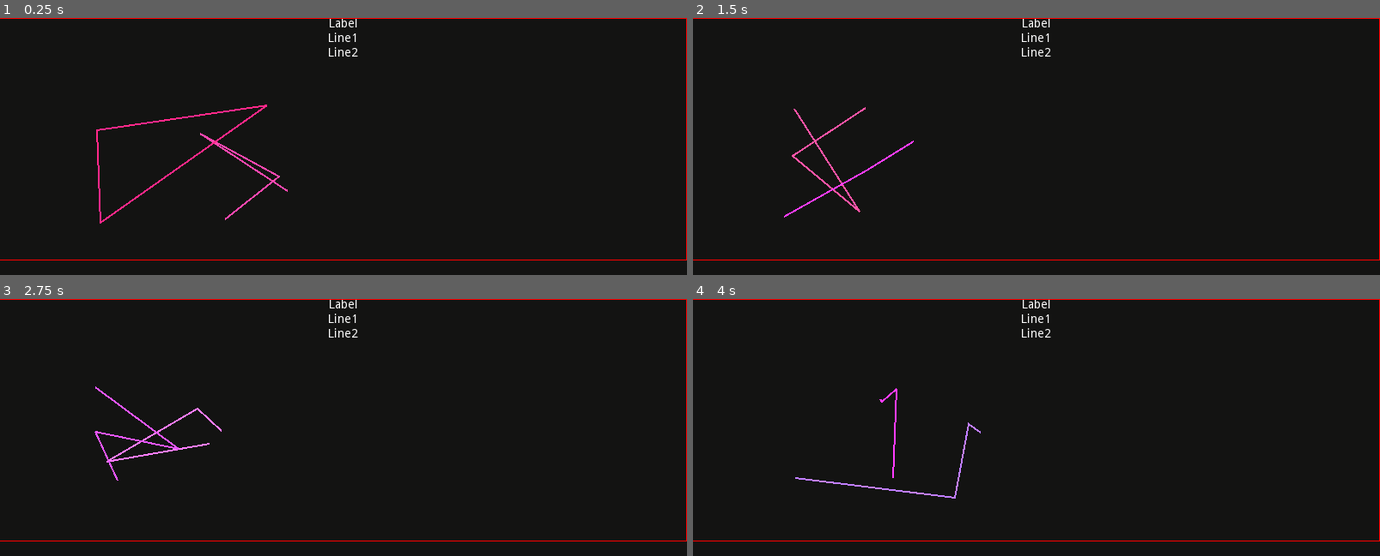
Above: before the commit, frames 1-4 (two rows, left to right).
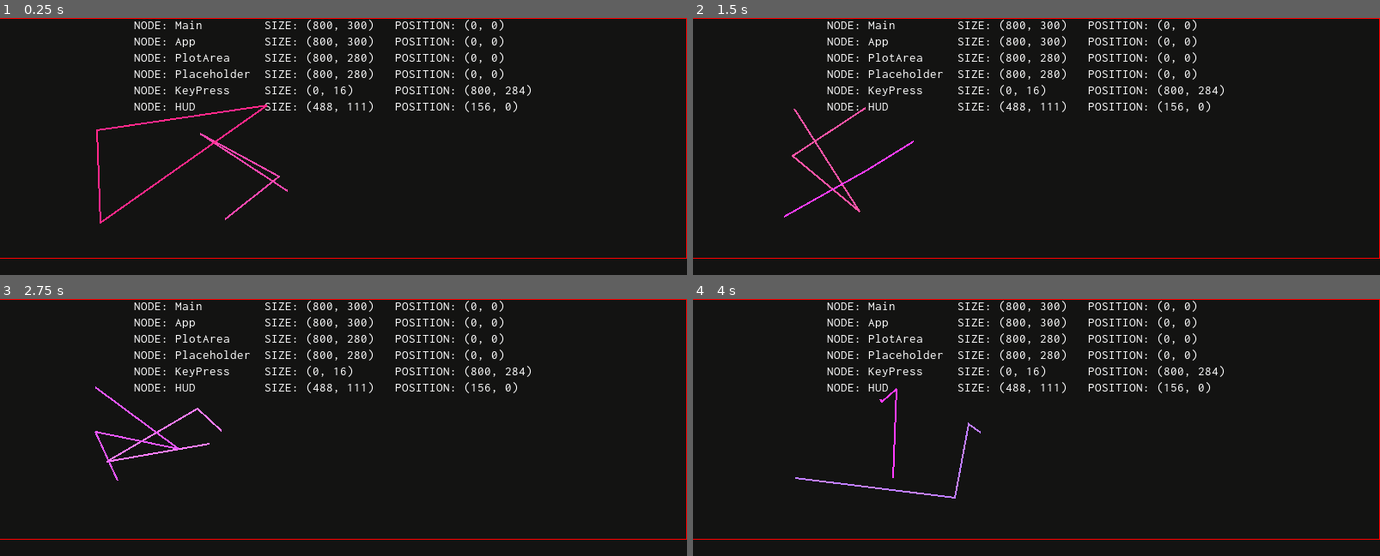
Above: after the commit, the same moments.

Repository: sustainablelab/draw-line
Game: Godot game, scene res://src/Main.tscn
Two runs of this game, one before a commit and one after it. Both use one fixed random seed, a clock stepped at 60 frames per second and the inputs below.
Inputs:
- Up to frame 1 (0.25 s): no input
- Up to frame 2 (1.5 s): tap Enter at 0.5 s
- Up to frame 3 (2.75 s): no input
- Up to frame 4 (4 s): no input

The runs differ from the first frame. In frame 1, 3.7% of the frame differs, in the area x 0-100%, y 0-95%; in frame 2, 3.8%; in frame 3, 3.8%; in frame 4, 3.8%.

Commit message:
Show size and position of nodes in HUD text overlay

Diff:
--- a/assets/debug_theme.tres
+++ b/assets/debug_theme.tres
@@ -1,4 +1,10 @@
-[gd_resource type="Theme" format=2]
+[gd_resource type="Theme" load_steps=3 format=2]
+
+[ext_resource path="res://assets/Inconsolata-Regular.ttf" type="DynamicFontData" id=1]
+
+[sub_resource type="DynamicFont" id=1]
+size = 15
+font_data = ExtResource( 1 )
 
 [resource]
 Label/colors/font_color = Color( 1, 1, 1, 1 )
@@ -8,7 +14,7 @@
 Label/constants/shadow_as_outline = 0
 Label/constants/shadow_offset_x = 1
 Label/constants/shadow_offset_y = 1
-Label/fonts/font = null
+Label/fonts/font = SubResource( 1 )
 Label/styles/normal = null
 MarginContainer/constants/margin_bottom = 0
 MarginContainer/constants/margin_left = 0
--- a/src/HUD.gd
+++ b/src/HUD.gd
@@ -1,13 +1,15 @@
 extends Label
 
 
-# Called when the node enters the scene tree for the first time.
-func _ready():
-	align = Label.ALIGN_CENTER
-	valign = Label.VALIGN_TOP
-	size_flags_vertical = Label.SIZE_EXPAND
+var Main:        String = "---"
+var App:         String = "---"
+var PlotArea:    String = "---"
+var Placeholder: String = "---"
+var KeyPress:    String = "---"
+var Hud:         String = "---"
 
 
-# Called every frame. 'delta' is the elapsed time since the previous frame.
-#func _process(delta):
-#	pass
+func _ready():
+	valign = Label.VALIGN_TOP
+	size_flags_horizontal = Label.SIZE_SHRINK_CENTER
+	size_flags_vertical = Label.SIZE_EXPAND
--- a/src/Main.gd
+++ b/src/Main.gd
@@ -46,14 +46,6 @@
 	# ---< DEBUG >---
 	# Print the final Scene Tree
 	print_tree()
-	# Report new sizes and positions AFTER containers do their work
-	var _ret # throwaway value returned by connect()
-	_ret = connect("resized", self, "_on_resized")
-	_ret = App.connect("resized",         self, "_on_App_resized")
-	_ret = PlotArea.connect("resized",    self, "_on_PlotArea_resized")
-	_ret = Placeholder.connect("resized", self, "_on_Placeholder_resized")
-	_ret = KeyPress.connect("resized",    self, "_on_KeyPress_resized")
-	_ret = Hud.connect("resized",         self, "_on_Hud_resized")
 
 func _input(event) -> void:
 	if event is InputEventKey:
@@ -77,6 +69,23 @@
 
 ## Testing I can draw lines
 func _process(_delta) -> void:
+
+	## Write text to HUD text overlay
+	## Initialize values in Hud text overlay
+	Hud.Main = myu.report_size_and_position(self)
+	Hud.App = myu.report_size_and_position(App)
+	Hud.PlotArea = myu.report_size_and_position(PlotArea)
+	Hud.Placeholder = myu.report_size_and_position(Placeholder)
+	Hud.KeyPress = myu.report_size_and_position(KeyPress)
+	Hud.Hud = myu.report_size_and_position(Hud)
+	Hud.text = "{Main}\n{App}\n{PlotArea}\n{Placeholder}\n{KeyPress}\n{Hud}".format({
+		"Main":Hud.Main,
+		"App":Hud.App,
+		"PlotArea":Hud.PlotArea,
+		"Placeholder":Hud.Placeholder,
+		"KeyPress":Hud.KeyPress,
+		"Hud":Hud.Hud
+		})
 
 	## Free all lines
 	global_lines.free()
@@ -102,17 +111,3 @@
 	var line = Line2D.new()
 	line.width = 2
 	return line
-
-
-func _on_resized():
-	myu.report_size_and_position(self)
-func _on_App_resized():
-	myu.report_size_and_position(App)
-func _on_PlotArea_resized():
-	myu.report_size_and_position(PlotArea)
-func _on_Placeholder_resized():
-	myu.report_size_and_position(Placeholder)
-func _on_KeyPress_resized():
-	myu.report_size_and_position(KeyPress)
-func _on_Hud_resized():
-	myu.report_size_and_position(Hud)
--- a/src/Main.tscn
+++ b/src/Main.tscn
@@ -13,26 +13,18 @@
 }
 
 [node name="HUD" type="Label" parent="."]
-margin_right = 88.0
-margin_bottom = 48.0
+margin_bottom = 16.0
 size_flags_vertical = 0
-text = "Label
-Line1
-Line2"
 script = ExtResource( 4 )
 
 [node name="App" type="VBoxContainer" parent="."]
-margin_right = 88.0
-margin_bottom = 48.0
+margin_bottom = 20.0
 
 [node name="PlotArea" type="MarginContainer" parent="App"]
-margin_right = 88.0
 
 [node name="Placeholder" type="ReferenceRect" parent="App/PlotArea"]
-margin_right = 88.0
 
 [node name="KeyPress" parent="App" instance=ExtResource( 2 )]
 margin_top = 4.0
-margin_right = 88.0
-margin_bottom = 18.0
+margin_bottom = 20.0
 size_flags_vertical = 1
--- a/src/MyUtilities.gd
+++ b/src/MyUtilities.gd
@@ -14,12 +14,14 @@
 		}))
 
 
-## \brief Print the size and position of a Control Node to stdout
+## \brief Report the size and position of a Control Node
 ##
-## Example: "@LOG(res://src/Main.tscn): Main size:(800, 300) position: (0, 0)"
+## Example: "node: Main    size: (800, 300)    position: (0, 0)"
 ##
 ## \param control: The Control node to report on.
-func report_size_and_position(control : Control) -> void:
+##
+## \return String for display in the HUD text overlay
+func report_size_and_position(control : Control) -> String:
 
 	## Get the name of this control node
 	var path = NodePath(control.get_path())
@@ -35,5 +37,13 @@
 
 	size = String(rect.size)
 	pos = String(rect.position)
-	msg = "{n} size:{s} position: {p}".format({"n":name,"s":size,"p":pos})
-	log_to_stdout(filename, msg)
+	msg = "NODE: {n}{gap1}SIZE: {s}{gap2}POSITION: {p}{gap3}".format({
+		"n":name,
+		"gap1":" ".repeat(13 - name.length()),
+		"s":size,
+		"gap2":" ".repeat(13 - size.length()),
+		"p":pos,
+		"gap3":" ".repeat(13 - pos.length())
+		})
+	# log_to_stdout(filename, msg)
+	return msg
Binary file added: assets/Inconsolata-Regular.ttf
